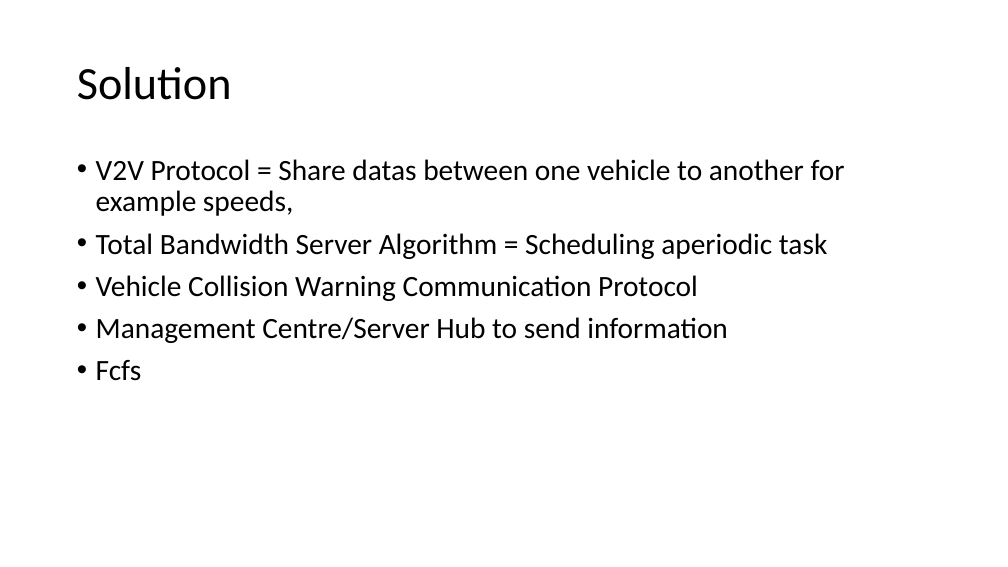
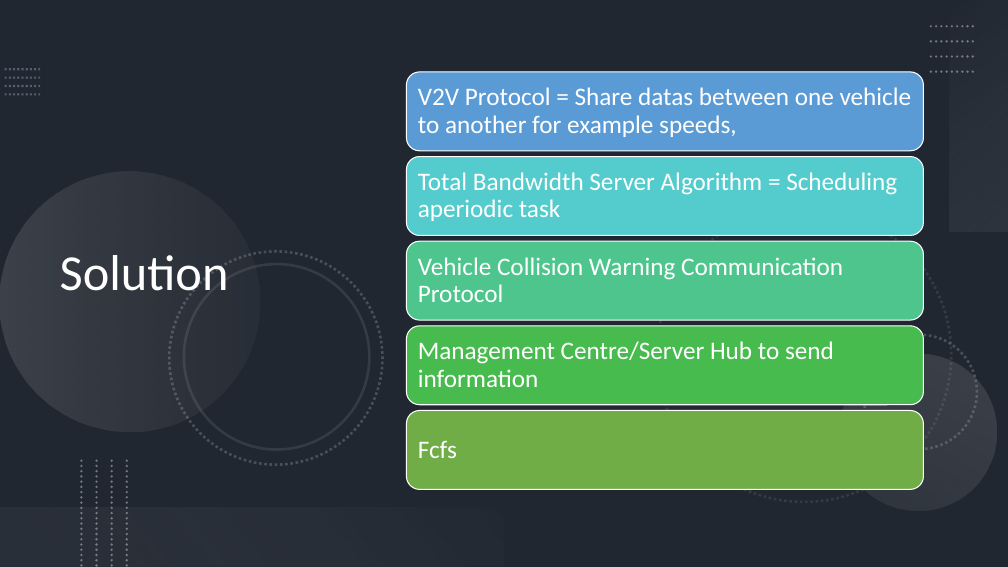
Before and after one commit to Team-Lamentis/Emphasis-Seminar-Project-Lab-SS-22, a slide deck: slide 3 of AIM Autonomous Intersection Management.pptx. Drawn at 1008x567 pixels with LibreOffice and Linux fonts; fonts in the diff are those of the drawing. Boxes give left, top, right and bottom in pixels: in the first picture for what was removed or moved away, otherwise in the second. Text is boxed around its words. In the diff, an @@ line names an element or a change of style, - is before the commit and + after.

```diff
--- a/AIM Autonomous Intersection Management.pptx
+++ b/AIM Autonomous Intersection Management.pptx
@@ background #FFFFFF to #44546A @@
@@ rectangle added at (0,0,1008,567), fill #000000 at 53% opacity @@
@@ rectangle added at (950,0,1008,231), fill gradient #F5F5F5 to #AFABAB @@
@@ title "Solution": place and size @@
-title "Solution" at (77,67,232,100)
+title "Solution" at (60,255,229,291)
@@ title "Solution" at (60,255,229,291): size 44 to 48 pt, text colour #000000 to #FFFFFF @@
@@ group added at (5,70,40,95): 4 lines @@
@@ group added at (931,26,976,72): 4 lines @@
@@ text removed at (96,159,845,381) @@
-• V2V Protocol = Share datas between one vehicle to another for example speeds,
-• Total Bandwidth Server Algorithm = Scheduling aperiodic task
-• Vehicle Collision Warning Communication Protocol
-• Management Centre/Server Hub to send information
-• Fcfs
@@ group added at (0,172,1008,539): 6 ellipses @@
@@ group added at (407,72,924,489): 5 rounded rectangles, 5 texts @@
+V2V Protocol = Share datas between one vehicle to another for example speeds,
+Total Bandwidth Server Algorithm = Scheduling aperiodic task
+Vehicle Collision Warning Communication Protocol
+Management Centre/Server Hub to send information
+Fcfs
@@ group added at (82,461,127,567): 4 lines @@
@@ rectangle added at (0,508,504,567), fill gradient #767171 to #F1F0F0 @@
```
Also in this commit, not shown: 1 other slide changed, 4 slides added, 1 slide removed.
